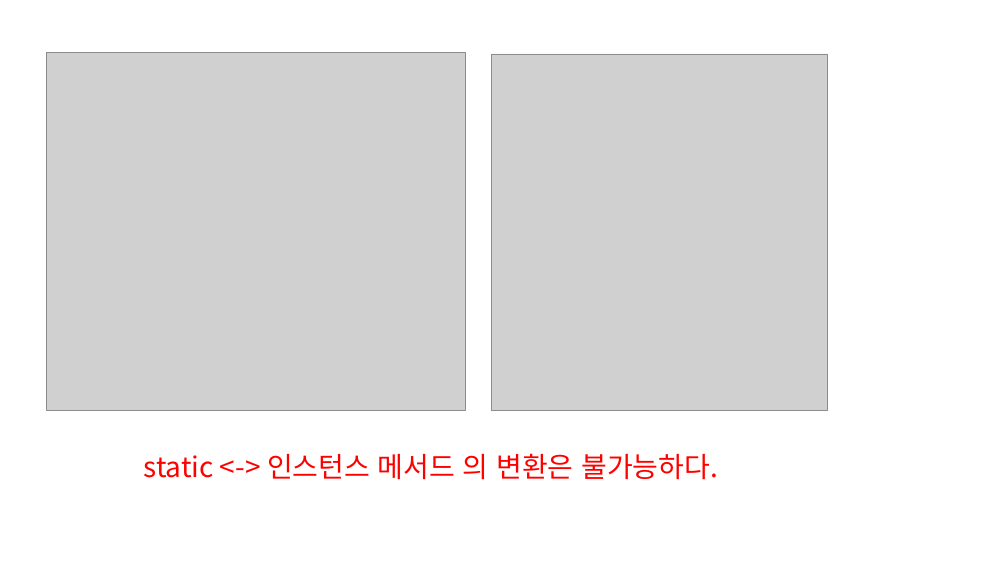
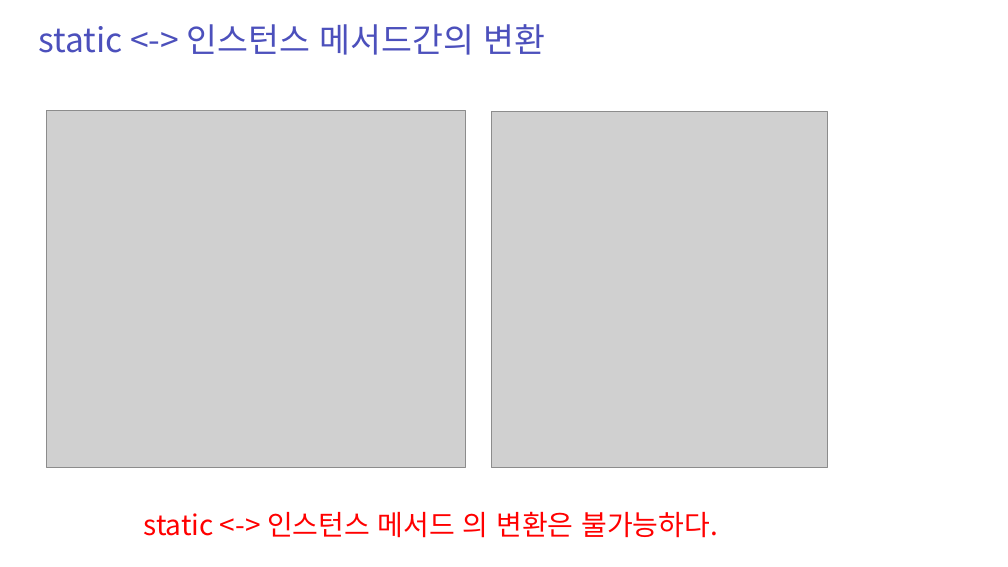
Before and after one commit to zest132/JavaLecture, a slide deck: slide 30 of JavaLecture/LectureFile/java 9강 상속과super.pptx. Drawn at 1008x567 pixels with LibreOffice and Linux fonts; fonts in the diff are those of the drawing; grey boxes stand for pictures. Boxes give left, top, right and bottom in pixels: in the first picture for what was removed or moved away, otherwise in the second. Text is boxed around its words. In the diff, an @@ line names an element or a change of style, - is before the commit and + after.

```diff
--- a/JavaLecture/LectureFile/java 9강 상속과super.pptx
+++ b/JavaLecture/LectureFile/java 9강 상속과super.pptx
@@ text added at [39, 24, 546, 55], 48 pt, text #4C50BC @@
+static <-> 인스턴스 메서드간의 변환
@@ picture: place and size @@
-picture at [46, 52, 466, 410]
+picture at [46, 110, 466, 467]
@@ picture: place and size @@
-picture at [491, 54, 828, 410]
+picture at [491, 111, 828, 467]
@@ text "static <-> 인스턴스 메서드 의 ...": place and size @@
-text "static <-> 인스턴스 메서드 의 ..." at [144, 453, 718, 480]
+text "static <-> 인스턴스 메서드 의 ..." at [144, 511, 718, 538]
```
Also in this commit, not shown: 1 other slide changed, 1 slide added, 1 slide removed, 26 other files.
